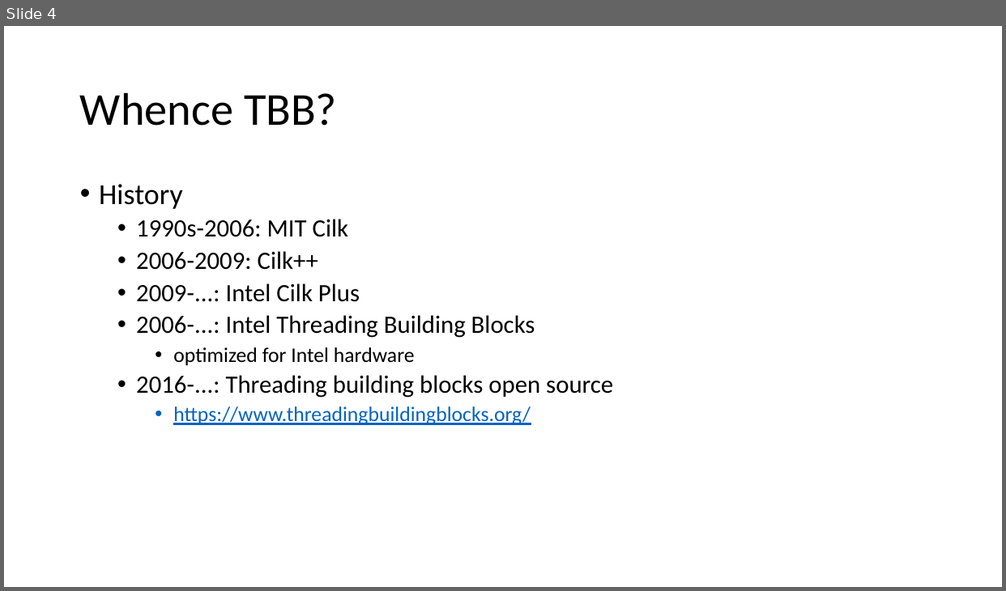
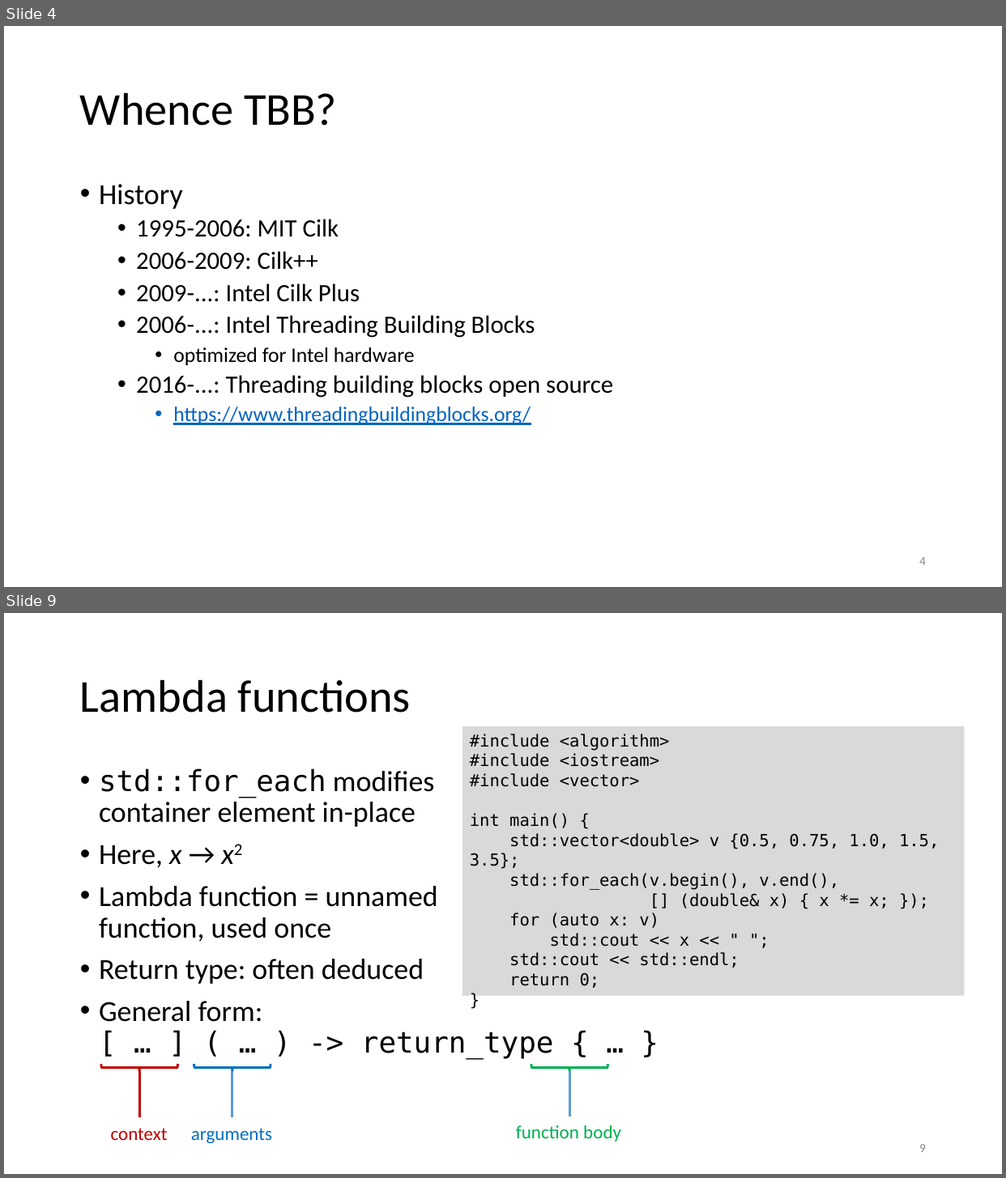
Before and after one commit to gjbex/training-material, a slide deck: CPlusPlus/Tbb/tbb.pptx. Shown one above the other, each under a label of ours: slide 4 before the commit, slides 4 and 9 after it; the slides between them are not shown. The pictures are 1006x591 and 1006x1178 pixels, drawn with LibreOffice and Linux fonts; fonts in the diff are those of the drawing. Boxes give left, top, right and bottom in pixels: in the first picture for what was removed or moved away, otherwise in the second. Text is boxed around its words. In the diff, an @@ line names an element or a change of style, - is before the commit and + after.

```diff
--- a/CPlusPlus/Tbb/tbb.pptx
+++ b/CPlusPlus/Tbb/tbb.pptx
@@ slide 9 added at box(4, 613, 1002, 1174), background #FFFFFF @@
@@ title added at box(80, 679, 411, 713), 44 pt, text #000000 @@
+Lambda functions
@@ rectangle added at box(462, 726, 965, 996), fill #D9D9D9, 16 pt, text #000000 @@
+#include <algorithm>
+#include <iostream>
+#include <vector>
+int main() {
+std::vector<double> v {0.5, 0.75, 1.0, 1.5, 3.5};
+std::for_each(v.begin(), v.end(),
+[] (double& x) { x *= x; });
+for (auto x: v)
+std::cout << x << " ";
+std::cout << std::endl;
+return 0;
+}
@@ text added at box(99, 769, 554, 1059), 28 pt, text #000000 @@
+• std::for_each modifies
+  container element in-place
+• Here, x → x2
+• Lambda function = unnamed
+  function, used once
+• Return type: often deduced
+• General form:
+  [ … ] ( … ) -> return_type { … }
@@ left brace added at box(101, 1064, 177, 1072), outline #C00000 2.25 pt @@
@@ line added from (139, 1071) to (139, 1118), #C00000 2.25 pt @@
@@ left brace added at box(194, 1064, 270, 1072), outline #0070C0 2.25 pt @@
@@ line added from (232, 1071) to (232, 1118), #5B9BD5 2.25 pt @@
@@ left brace added at box(532, 1064, 608, 1072), outline #00B050 2.25 pt @@
@@ line added from (570, 1072) to (570, 1117), #5B9BD5 2.25 pt @@
@@ text added at box(111, 1128, 168, 1140), 18 pt, text #C00000 @@
+context
@@ text added at box(191, 1128, 272, 1144), 18 pt, text #0070C0 @@
+arguments
@@ text added at box(516, 1126, 621, 1142), 18 pt, text #00B050 @@
+function body
@@ page number added at box(919, 1144, 926, 1152), 12 pt, text #8C8C8C @@
+9
@@ slide 4 changed as well @@
@@ text at box(136, 219, 339, 237): text changed @@
-  • 1990s-2006: MIT Cilk
+  • 1995-2006: MIT Cilk
@@ page number added at box(919, 557, 926, 565), 12 pt, text #8C8C8C @@
+4
```
Also in this commit, not shown: 3 other slides changed, 7 other slides added.
